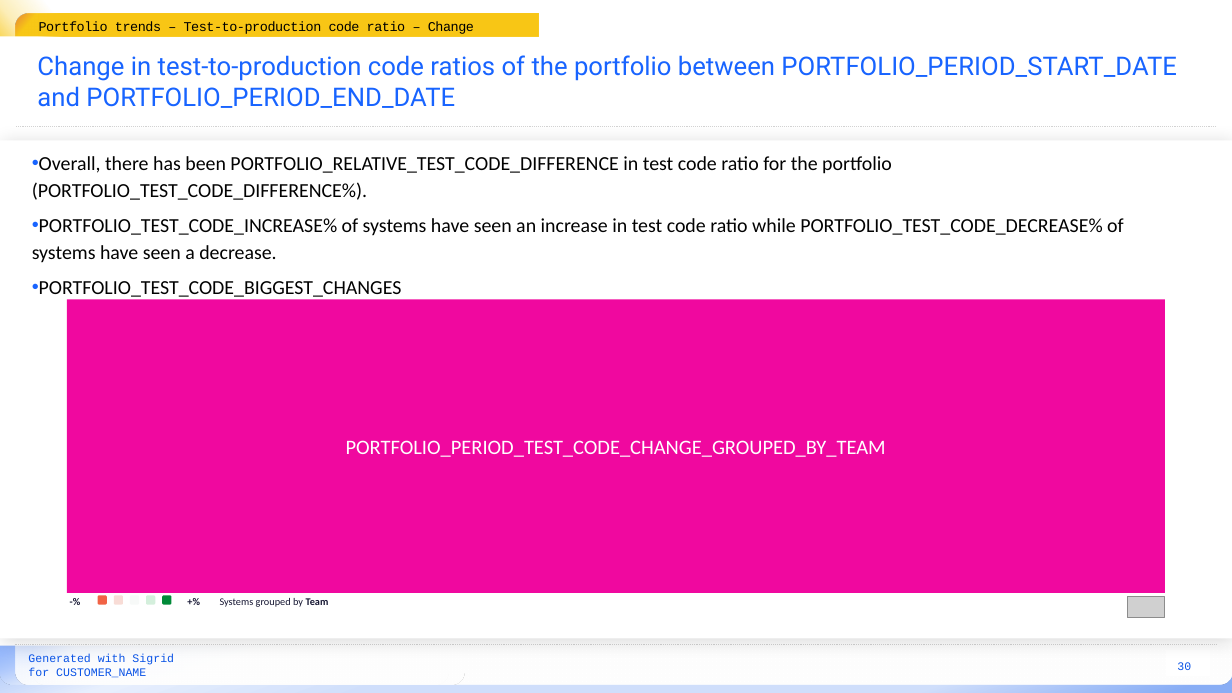
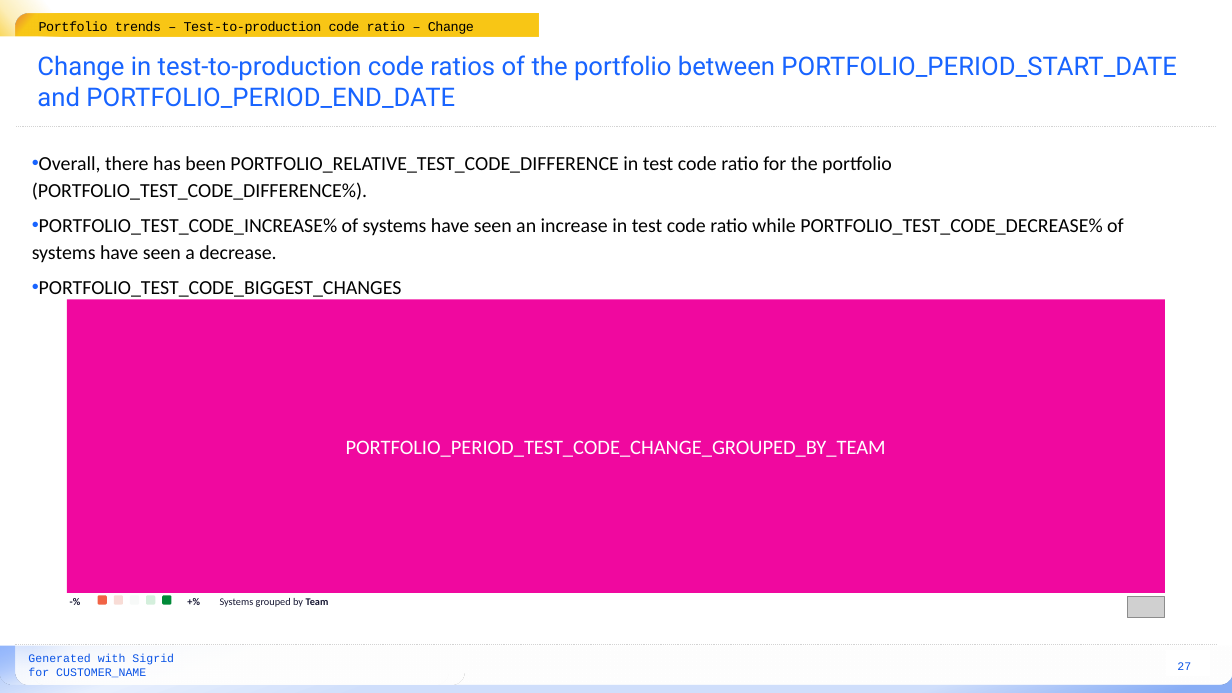
Before and after one commit to Software-Improvement-Group/sigrid-report-generator, a slide deck: slide 27 of src/report_generator/presets/templates/portfolio-change.pptx (slide 30 before the commit). Drawn at 1232x693 pixels with LibreOffice and Linux fonts; fonts in the diff are those of the drawing; grey boxes stand for pictures; background and template pictures are left out. Boxes give left, top, right and bottom in pixels: in the first picture for what was removed or moved away, otherwise in the second. Text is boxed around its words. In the diff, an @@ line names an element or a change of style, - is before the commit and + after.

```diff
--- a/src/report_generator/presets/templates/portfolio-change.pptx
+++ b/src/report_generator/presets/templates/portfolio-change.pptx
@@ rectangle removed at <box>0,140,1232,639</box> @@
@@ page number at <box>1177,662,1191,670</box>: text changed @@
-30
+27
```
Also in this commit, not shown: 17 other slides changed, 3 slides removed, 1 other file.
